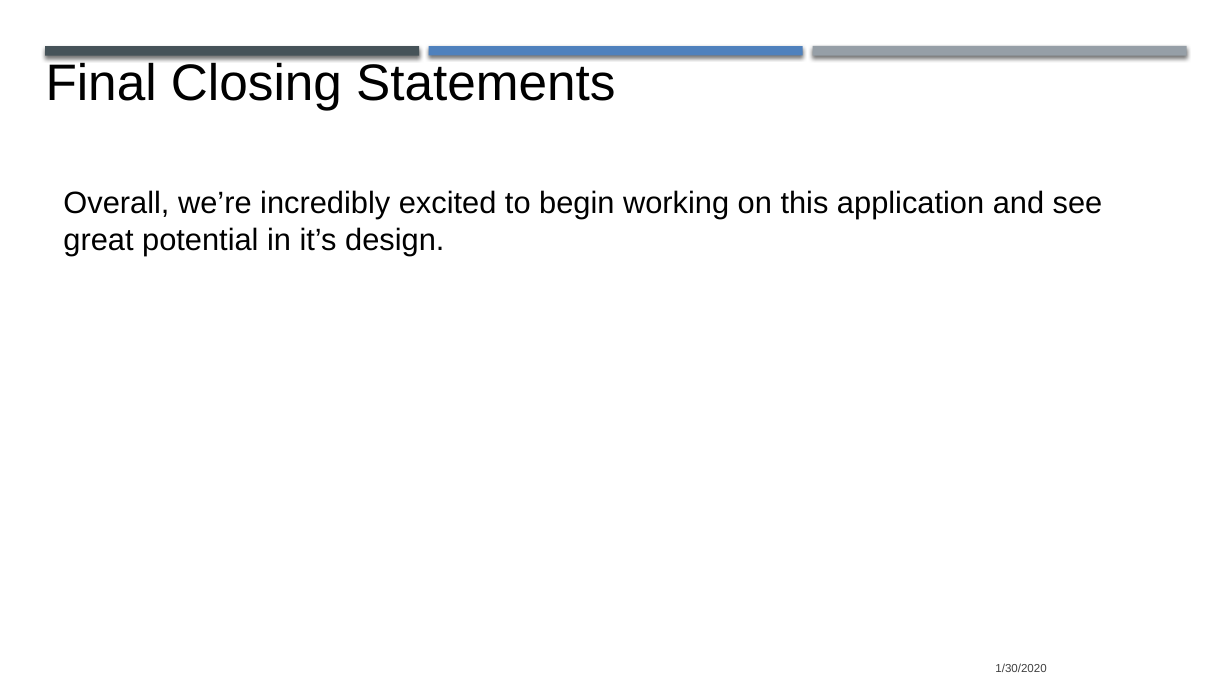
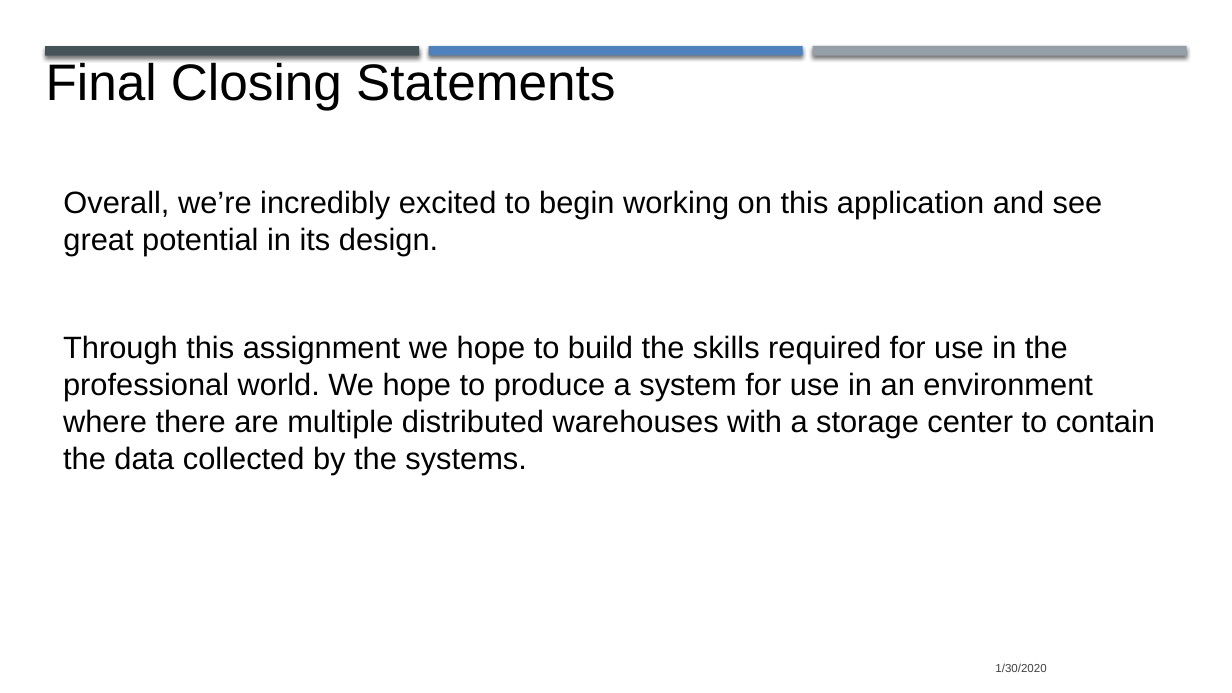
Before and after one commit to jasalazar/team6, a slide deck: slide 13 of Documents/Presentation 1 Team 6.pptx. Drawn at 1232x693 pixels with LibreOffice and Linux fonts; fonts in the diff are those of the drawing. Boxes give left, top, right and bottom in pixels: in the first picture for what was removed or moved away, otherwise in the second. Text is boxed around its words. In the diff, an @@ line names an element or a change of style, - is before the commit and + after.

```diff
--- a/Documents/Presentation 1 Team 6.pptx
+++ b/Documents/Presentation 1 Team 6.pptx
@@ text at <box>63,190,1103,255</box>: text changed @@
-Overall, we’re incredibly excited to begin working on this application and see great potential in it’s design.
+Overall, we’re incredibly excited to begin working on this application and see great potential in its design.
@@ text added at <box>63,335,1155,475</box>, 24 pt, text #000000 @@
+Through this assignment we hope to build the skills required for use in the professional world. We hope to produce a system for use in an environment where there are multiple distributed warehouses with a storage center to contain the data collected by the systems.
```
Also in this commit, not shown: 5 other slides changed, 1 slide removed, 1 other file.
